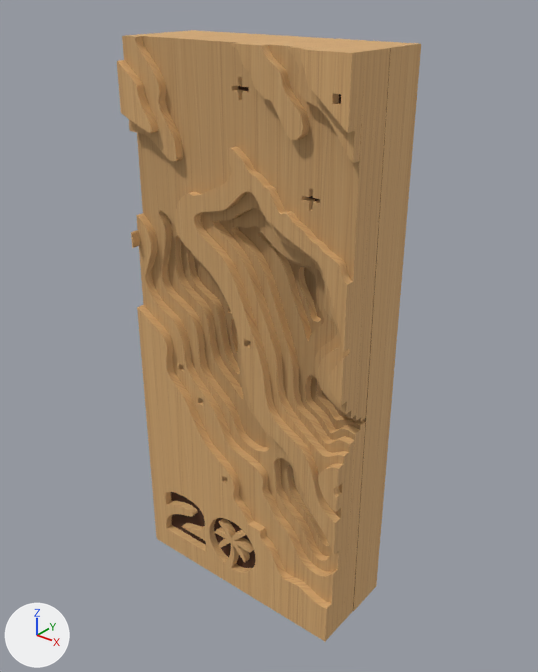
The glTF model 20-logo-3d/trophy-topo.glb: old version first, new version second.
Camera for both pictures: a 50 mm camera at (341.0, -416.0, 496.0) aimed at (3.0, 6.0, 234.0). Every picture has the same lights, and +X, +Y and +Z are marked at lower left. The picture after the commit comes second. Where no turn or scale is listed for an object, it has been applied to the vertices. Vertices at exactly the same position are counted once.

Objects in the first picture: 'body', 'engraving', 'engraving.001', 'engraving.002', 'engraving.003', 'engraving.004', 'layer-0', 'layer-0.003', 'layer-1', 'layer-1.001', 'layer-1.002', 'layer-1.003', 'layer-1.004', 'layer-2', 'layer-3', 'layer-4', 'layer-5' and 4 more.
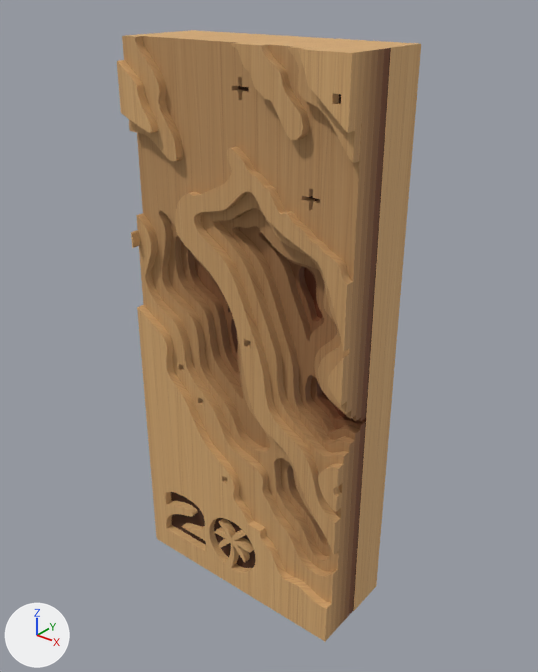
Pixel boxes [x1, y1, x2, y2] of what changed, in the pictures (538 x 672 px; the box of a moved part takes in the faces that stretch with it):
'layer-3', surface changed: [167, 49, 378, 626] in both
'engraving.002', surface changed: [238, 86, 249, 91] in both
'engraving.004', surface changed: [308, 196, 320, 201] in both
part 1 of me_mesh_12, edited (looks the same): [137, 36, 365, 572] in both
part 2 of me_mesh_12, recoloured: [159, 50, 372, 630] in both
part 3 of me_mesh_13, recoloured: [167, 128, 368, 556] in both
part 4 of me_mesh_13, recoloured: [175, 50, 378, 626] in both
part 5 of me_mesh_14, moved or reshaped: [356, 61, 384, 421] in both
part 6 of me_mesh_14, recoloured: [181, 95, 376, 545] in both
part 7 of me_mesh_14, recoloured: [188, 49, 384, 620] in both
part 8 of me_mesh_15, recoloured: [194, 257, 361, 430] in both
part 9 of me_mesh_15, recoloured: [228, 48, 390, 616] in both

What changed in the scene script:
```text
Change mat_material_8:
    remove # nodes: BsdfPrincipled, OutputMaterial
    remove # colours: brown #4a2a14
    nodes: BsdfPrincipled, Mapping, Mix, OutputMaterial, TexImage, UVMap
    colours: light grey #c0b4af
    uses the picture img_image_0
Add mat_material_11:
    mat_material_11 = bpy.data.materials.new('Material_11')
    # colours: brown #9b8277
    # uses the picture img_image_0
Add mat_material_12:
    mat_material_12 = bpy.data.materials.new('Material_12')
    # colours: brown #8c6b5b
    # uses the picture img_image_0
Add mat_material_9:
    mat_material_9 = bpy.data.materials.new('Material_9')
    # colours: grey #b5a69f
    # uses the picture img_image_0
Add mat_material_10:
    mat_material_10 = bpy.data.materials.new('Material_10')
    # colours: beige #a9958d
    # uses the picture img_image_0
Change me_mesh_12:
    where me_mesh_12.from_pydata(...)  # 426 vertices, 864 faces; spans x -100.0..100.0, y -26.0..-19.0, z 0.0..456.0
    used by ob_layer_2; location = (0.0, 0.0, 0.0)
    me_mesh_12 part 1: 219 faces spanning x -100.0..100.0, y -26.0, z 0.0..456.0 switch from mat_material_4 to mat_material_5
    me_mesh_12 part 2: 422 faces spanning x -100.0..100.0, y -26.0..-19.0, z 0.0..456.0 switch from mat_material_1 to mat_material_6
Change me_mesh_13:
    where me_mesh_13.from_pydata(...)  # 324 vertices, 652 faces; spans x -100.0..100.0, y -19.0..-12.0, z 0.0..456.0
    used by ob_layer_3; location = (0.0, 0.0, 0.0)
    me_mesh_13 part 3: 164 faces spanning x -100.0..100.0, y -19.0, z 0.0..456.0 switch from mat_material_5 to mat_material_7
    me_mesh_13 part 4: 320 faces spanning x -100.0..100.0, y -19.0..-12.0, z 0.0..456.0 switch from mat_material_1 to mat_material_8
Change me_mesh_14:
    where me_mesh_14.from_pydata(...)  # 232 vertices, 468 faces; spans x -100.0..100.0, y -12.0..-5.0, z 0.0..456.0
    used by ob_layer_4; location = (0.0, 0.0, 0.0)
    verts and faces of me_mesh_14; kept vertices keep their numbers, new ones are numbered from 232
    before: 62 (99.0, -5.0, 200.0), 64 (100.0, -5.0, 200.0) at pixel (361, 416), 65 (100.0, -5.0, 200.0) at pixel (360, 417), 71 (100.0, -5.0, 456.0) at pixel (384, 48), 179 (99.0, -12.0, 200.0) at pixel (354, 420)
    before: 180 (100.0, -12.0, 200.0) at pixel (355, 421), 181 (100.0, -12.0, 200.0) at pixel (355, 420)
    me_mesh_14 part 5
    add delete_faces([(62, 64, 65), (62, 71, 64), (62, 65, 179), (65, 180, 179), (64, 180, 65), (64, 181, 180)])
    add delete_faces([(64, 71, 181)])
    add faces += [(62, 64, 179), (64, 180, 179), (64, 65, 180), (65, 181, 180), (65, 71, 181)]  # mat_material_10
    add faces += [(62, 65, 64), (62, 71, 65)]  # mat_material_1
    me_mesh_14 part 6: 118 faces spanning x -100.0..100.0, y -12.0, z 0.0..456.0 switch from mat_material_6 to mat_material_9
    me_mesh_14 part 7: 224 faces spanning x -100.0..100.0, y -12.0..-5.0, z 0.0..456.0 switch from mat_material_1 to mat_material_10
Change me_mesh_15:
    where me_mesh_15.from_pydata(...)  # 154 vertices, 316 faces; spans x -100.0..100.0, y -5.0..2.0, z 0.0..456.0
    used by ob_layer_5; location = (0.0, 0.0, 0.0)
    me_mesh_15 part 8: 81 faces spanning x -100.0..100.0, y -5.0, z 0.0..456.0 switch from mat_material_7 to mat_material_11
    me_mesh_15 part 9: 150 faces spanning x -100.0..100.0, y -5.0..2.0, z 0.0..456.0 switch from mat_material_1 to mat_material_12
```
